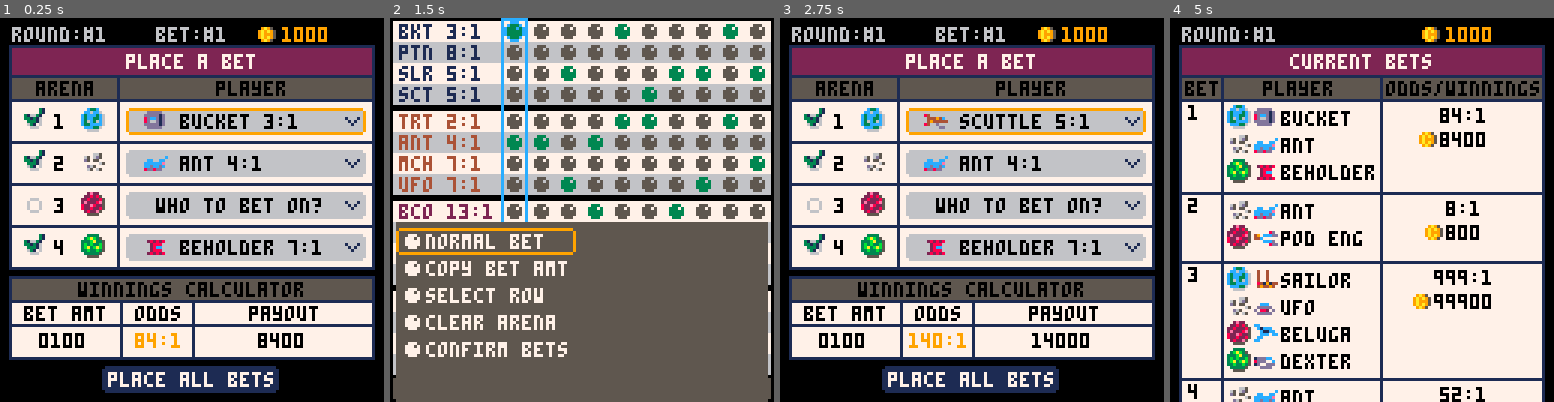
Above: before the commit, frames 1-4 (left to right).
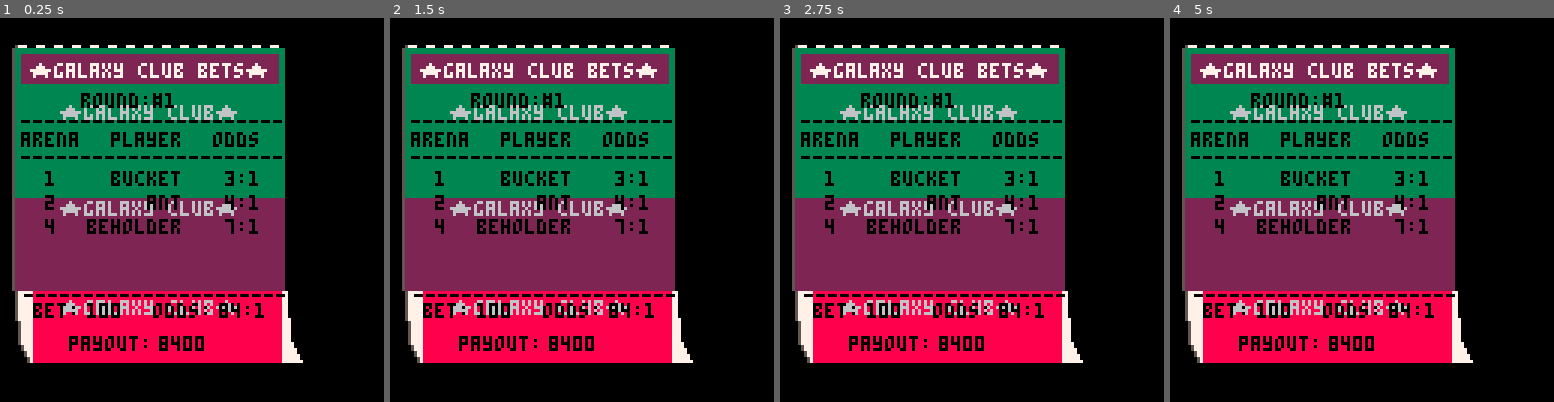
Above: after the commit, the same moments.

Repository: suspicious-smoke/club-bets-pico8
Game: PICO-8 cartridge club-bets.p8
The game is run twice, just before and just after one commit, with the same random seed, the same clock (stepped at 60 frames per second) and the same inputs.
Inputs:
- Up to frame 1 (0.25 s): no input
- Up to frame 2 (1.5 s): tap X (X key) at 0.33, 1.07 s; tap O (Z key) at 0.7 s
- Up to frame 3 (2.75 s): hold Right 1.6-2.1 s; tap O (Z key) at 1.7, 2.1, 2.5 s; tap X (X key) at 1.85 s; hold Up 2.15-2.42 s; hold Right from 2.47 s (still down)
- Up to frame 4 (5 s): tap O (Z key) every 0.4 s from 2.9 to 4.9 s; tap X (X key) at 2.97, 4.08 s; release Right at 3.03 s; hold Left 3.08-3.58 s; hold Down 3.63-3.97 s; hold Right 4.02-4.68 s; hold Up from 4.73 s (still down)

The runs differ from the first frame. In frame 1, 77% of the frame differs, in the area x 2-98%, y 2-98%; in frame 2, 95%, in the area x 0-100%, y 0-100%; in frame 3, 77%; in frame 4, 83%.

Commit message:
tear spr start

Diff:
--- a/club-bets.p8
+++ b/club-bets.p8
@@ -98,8 +98,8 @@
 	fill_arenas()
 	dummy_bets()
 	--init_quickbetpage()
-	--init_tickets()
-	init_betpage()
+	init_tickets()
+	--init_betpage()
 	--calculate_winners()
 	--init_confirm()
 end
@@ -721,9 +721,9 @@
 	ty={}
 	for i=1,1 do
 		tx[i]=i*5
-		ty[i]=100
-	end
-
+		--ty[i]=100
+		ty[i]=10
+	end
 	tik_tmr=0
 	get_bet_summary()
 	get_bet_costs()
@@ -734,20 +734,18 @@
 end
 
 function upd_tickets()
-	tik_tmr+=1
-	if tik_tmr<40 then
-
-		if rnd(1)>0.5 then
-			sfx(5)
-		else
-			sfx(6)
-		end
-		ty[1]-=2
-	elseif tik_tmr==46 then
-		sfx(7)
-		ty[1]-=6
-	end
-
+	-- tik_tmr+=1
+	-- if tik_tmr<40 then
+	-- 	if rnd(1)>0.5 then
+	-- 		sfx(5)
+	-- 	else
+	-- 		sfx(6)
+	-- 	end
+	-- 	ty[1]-=2
+	-- elseif tik_tmr==46 then
+	-- 	sfx(7)
+	-- 	ty[1]-=6
+	-- end
 end
 
 function drw_tickets()
@@ -764,8 +762,17 @@
 		rrect(_tx-5+6*i,_ty-1,3,1,0,7)
 	end
 	rrectfill(_tx-1,_ty,90,81,0,5)--shadow
-	rrectfill(_tx,_ty,90,81,0,7)--ticket
-	rrectfill(_tx+6,_ty+81,84,24,0,7)--lwr ticket
+	rrectfill(_tx,_ty,90,50,0,3)--ticket
+
+	-- draw black pixels
+	palt(0, false)
+	-- don't draw red pixels
+	palt(8, true)
+	-- reset transparency
+	palt()
+
+	rrectfill(_tx,_ty+50,90,31,0,2)--ticket2
+	rrectfill(_tx+6,_ty+81,84,24,0,8)--lwr ticket
 	spr(128,_tx-2,_ty+81,1,3)--left leaf
 	spr(129,_tx+89,_ty+81,1,3)--right leaf
 	for i=1,3 do
@@ -1324,22 +1331,22 @@
 
 
 __gfx__
-00000000000000000000000000000000000000000000000000000000000000000000000000000000000000000000000000000000000000000000000000000000
-0000003bbb1000000000000000000000000000000000000000000000000000000000000000000000000000000000000000000000000000000000000000000000
-000003bbbbb100000000000000000000000000000000000000000000000000000000000000000000000000000000000000000000000000000000000000000000
-00003bbb10bb10000000000000000000000000000000000000000000000000000000000000000000000000000000000000000000000000000000000000000000
-0003bbbb100be8000000ddd0000ddd00b3310000b331000000000000000000000000000000000000000000000000000000000000000000000000000000000000
-003bbbbbb1008800000d000d00d000d00b3310000b33100000000000000000000000000000000000000000000000000000000000000000000000000000000000
-03bbbbbbbb10000000dc100000dc10000b3331000b33310000000000000000000000000000000000000000000000000000000000000000000000000000000000
-3bbbbbbbbbb100000ecccc10ccccc100b33333003333310000000000000000000000000000000000000000000000000000000000000000000000000000000000
+00000000000000000000000000000000000000000000000000000000000000007777777777777777777777777777777777777777777777777777777777777777
+0000003bbb1000000000000000000000000000000000000000000000000000007777777777777777777777777577777757777777777777777777777777777777
+000003bbbbb100000000000000000000000000000000000000000000000000005777777777777770777777770577777705777777777777775777777777777770
+00003bbb10bb10000000000000000000000000000000000000000000000000005777777057777700577777700057777000577777777777700577777777777000
+0003bbbb100be8000000ddd0000ddd00b3310000b331000000000000000000000577770000577700577777000057777000057777777777000577777777770000
+003bbbbbb1008800000d000d00d000d00b3310000b33100000000000000000000577700000577000057770000005777000057777777770000057777777000000
+03bbbbbbbb10000000dc100000dc10000b3331000b33310000000000000000000057700000057000057700000005777000000577777000000005777770000000
+3bbbbbbbbbb100000ecccc10ccccc100b33333003333310000000000000000000057000000000000005700000000570000000057770000000000577700000000
 3bbbf4bbf4bb1000ecccccccccccc100b33333333333310000000000000000000000000000000000000000000000000000000000000000000000000000000000
-3bbbf4bbf4bb1000eccc65ccc65cc1000b33f4333f43100000000000000000000000000000000000000000000000000000000000000000000000000000000000
-3bbbbbe8bbbb10000ecc65ccc65c1000b333f4333f43310000000000000000000000000000000000000000000000000000000000000000000000000000000000
-03bbbb888bbb10000ecccccccccc1000b33333333333310000000000000000000000000000000000000000000000000000000000000000000000000000000000
-03bbbb888bb100000ecccccc6ccc1000b33333333633310000000000000000000000000000000000000000000000000000000000000000000000000000000000
-03bbbbbbbbb100000ecccccccccc10000b3333666333100000000000000000000000000000000000000000000000000000000000000000000000000000000000
-003bbbb66b10000000ecccccccc1000000b333333331000000000000000000000000000000000000000000000000000000000000000000000000000000000000
-0003bbbbb1000000000eccccc1000000000b33333310000000000000000000000000000000000000000000000000000000000000000000000000000000000000
+3bbbf4bbf4bb1000eccc65ccc65cc1000b33f4333f43100000000000000000000000000000000000000000000700000570000000000000000000000000000000
+3bbbbbe8bbbb10000ecc65ccc65c1000b333f4333f43310000000000000000007000000000000057000000007700000577000000000000007000000000000057
+03bbbb888bbb10000ecccccccccc1000b33333333333310000000000000000007000005770000577700000577770005777700000000000577700000000005777
+03bbbb888bb100000ecccccc6ccc1000b33333333633310000000000000000007700057777700577700005777770005777770000000005777700000000057777
+03bbbbbbbbb100000ecccccccccc10000b3333666333100000000000000000007700577777705777770057777777005777770000000057777770000005777777
+003bbbb66b10000000ecccccccc1000000b333333331000000000000000000007770577777775777770577777777005777777700005777777777000057777777
+0003bbbbb1000000000eccccc1000000000b33333310000000000000000000007775777777777777777577777777757777777770057777777777700577777777
 00000000000000000000000000000000000000000000000000000000000000000000000000000000000000000000000000000000000000000000000000000000
 00000000000000000000000000000000000000000000000000000000000000000000000000000000000000000000000000000000000000000000000000000000
 00666000000000000000000000000000000000000000000000000000000000000000000000000000000000000000000000000000000000000000000000000000
